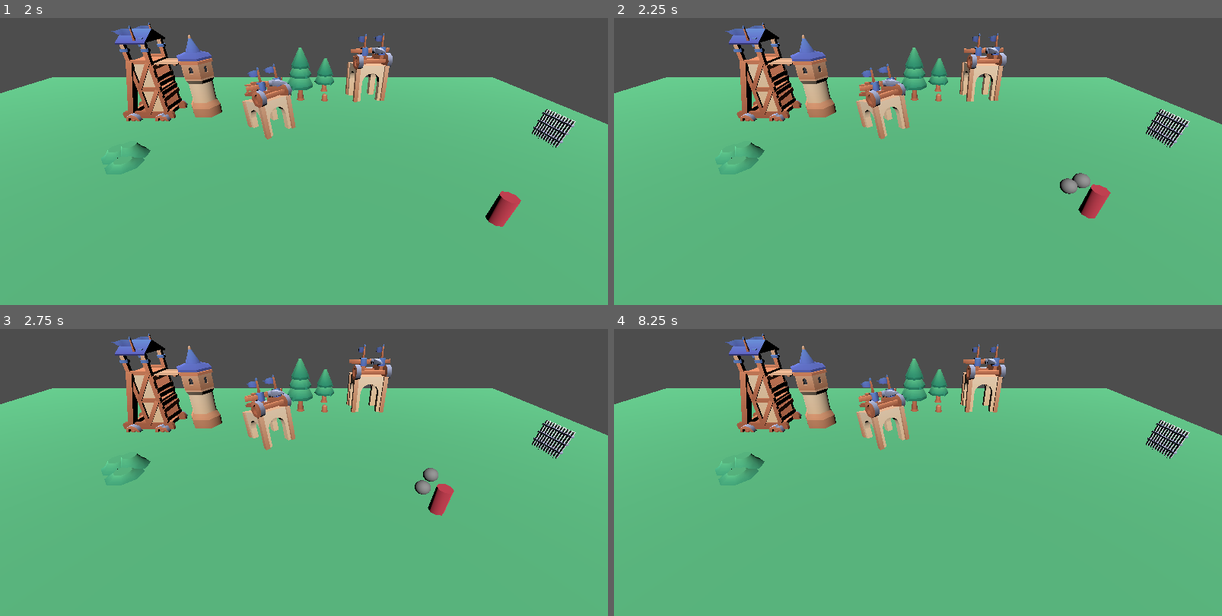
Above: before the commit, frames 1-4 (two rows, left to right).
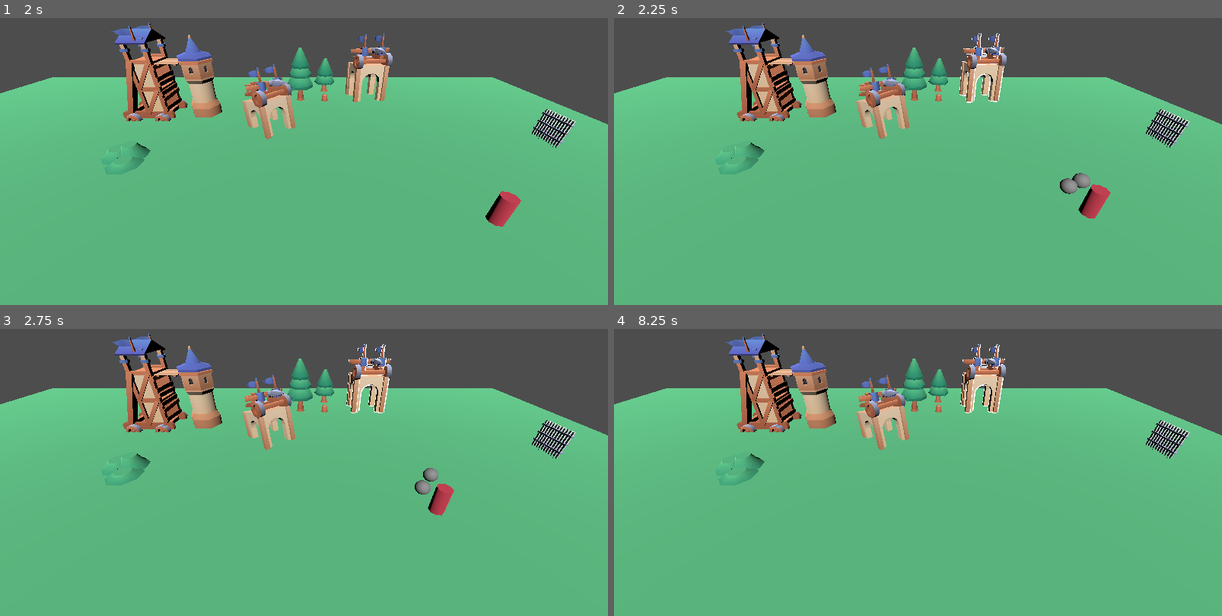
Above: after the commit, the same moments.

Repository: Kyn21kx/GMTK-2025
Game: Godot game, scene res://main.tscn
Two runs of this game, one before a commit and one after it. Both use one fixed random seed, a clock stepped at 60 frames per second and the inputs below.
Inputs (mouse positions are in pixels of both pictures, inside the frame that each line leads up to):
- Up to frame 1 (2 s): tap Enter at 0.5 s; move the mouse to (437, 118) at 0.52 s; move the mouse to (182, 152) at 1.27 s
- Up to frame 2 (2.25 s): move the mouse to (978, 58) at 2.02 s
- Up to frame 3 (2.75 s): no input
- Up to frame 4 (8.25 s): move the mouse to (887, 512) at 2.77 s; tap Space at 3.5, 5, 6.5 s; move the mouse to (1100, 495) at 3.52 s; tap Enter at 4.25, 5.75 s; move the mouse to (735, 395) at 4.27 s; move the mouse to (948, 446) at 5.02 s; move the mouse to (826, 360) at 5.77 s; move the mouse to (1051, 429) at 6.52 s; move the mouse to (796, 463) at 7.27 s; move the mouse to (978, 369) at 8.02 s

Frame 1 is identical in both runs. In frame 2, 0.2% of the frame differs, in the area x 56-65%, y 5-30%; in frame 3, 0.1%; in frame 4, 0.1%.

Commit message:
Fix selectable

Diff:
--- a/scripts/camera_system.gd
+++ b/scripts/camera_system.gd
@@ -5,25 +5,22 @@
 func _ready() -> void:
 	pass
 
-func _unhandled_input(event):
-	if event is InputEventMouse:
-		var from = project_ray_origin(event.position)
-		var to = from + project_ray_normal(event.position) * 1000
-		var space_state = get_world_3d().direct_space_state
-		var query = PhysicsRayQueryParameters3D.new()
-		query.from = from
-		query.to = to
-		# Optionally, set collision masks for specific layers to interact with
-		# query.set_collide_with_areas(true)
-		query.set_collide_with_bodies(true)
+func _process(_delta: float) -> void:
+	var mouse_position: Vector2 = self.get_viewport().get_mouse_position()
+	var from = project_ray_origin(mouse_position)
+	var to = from + project_ray_normal(mouse_position) * 1000
+	var space_state = get_world_3d().direct_space_state
+	var query = PhysicsRayQueryParameters3D.new()
+	query.from = from
+	query.to = to
+	# Optionally, set collision masks for specific layers to interact with
+	# query.set_collide_with_areas(true)
+	query.set_collide_with_bodies(true)
 
-		var result = space_state.intersect_ray(query)
+	var result = space_state.intersect_ray(query)
 
-		if result:
-			var clicked_object = result.collider as SelectableItem
-			if clicked_object == null:
-				return
-			clicked_object.hovering_over = true
-			print("Clicked object: ", clicked_object.name)
-		    # Add your selection logic here (e.g., highlight, select in a list)
-		    # Example: clicked_object.modulate = Color.RED # For a MeshInstance3D
+	if result:
+		var clicked_object = result.collider as SelectableItem
+		if clicked_object == null:
+			return
+		clicked_object.hovering_over = true
